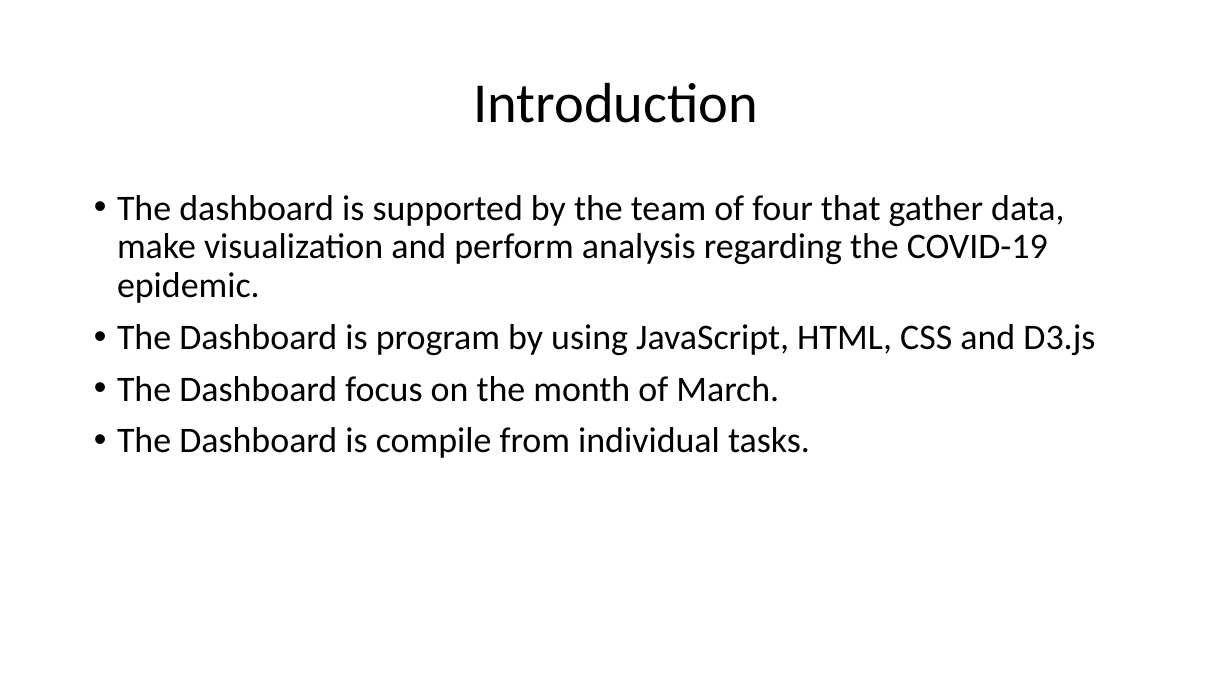
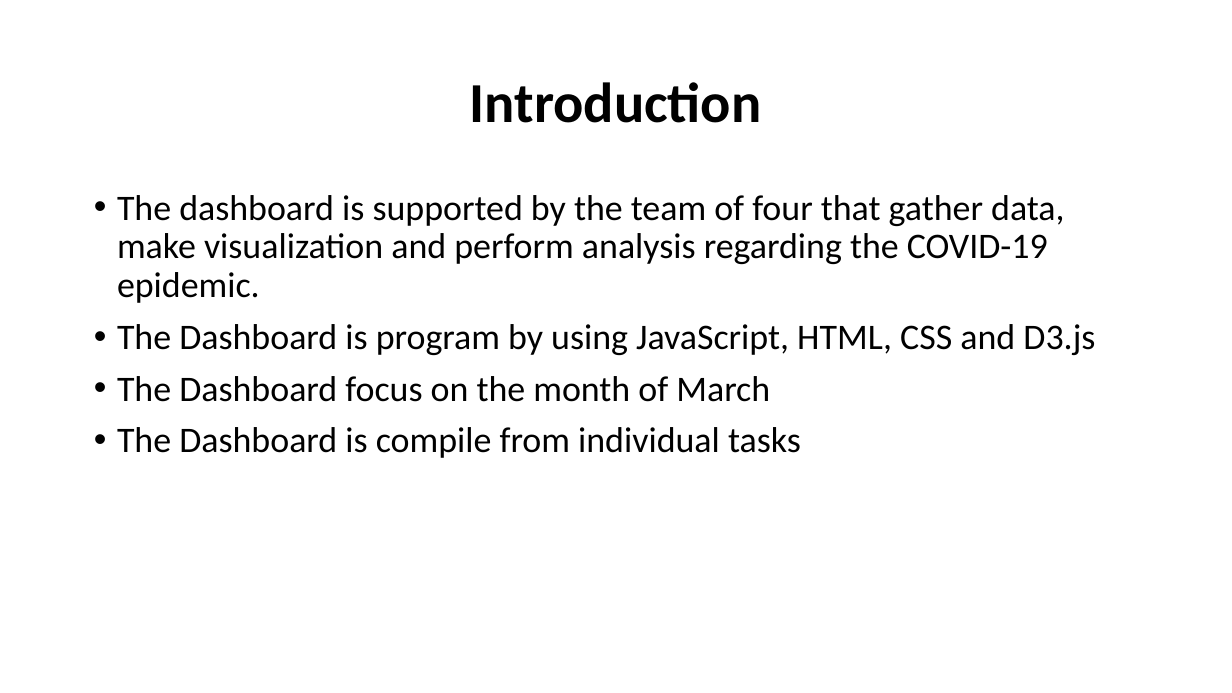
Before and after one commit to haziqqbaharin/CI5305-Project, a slide deck: slide 4 of Covid-19 Dashboard.pptx. Drawn at 1232x693 pixels with LibreOffice and Linux fonts; fonts in the diff are those of the drawing. Boxes give left, top, right and bottom in pixels: in the first picture for what was removed or moved away, otherwise in the second. Text is boxed around its words. In the diff, an @@ line names an element or a change of style, - is before the commit and + after.

```diff
--- a/Covid-19 Dashboard.pptx
+++ b/Covid-19 Dashboard.pptx
@@ title "Introduction" at [470, 82, 762, 123]: bold on @@
@@ text at [117, 376, 801, 458]: text changed @@
-• The Dashboard focus on the month of March.
-• The Dashboard is compile from individual tasks.
+• The Dashboard focus on the month of March
+• The Dashboard is compile from individual tasks
```
Also in this commit, not shown: 12 other slides changed, 2 slides added, 3 slides removed, 1 other file.
